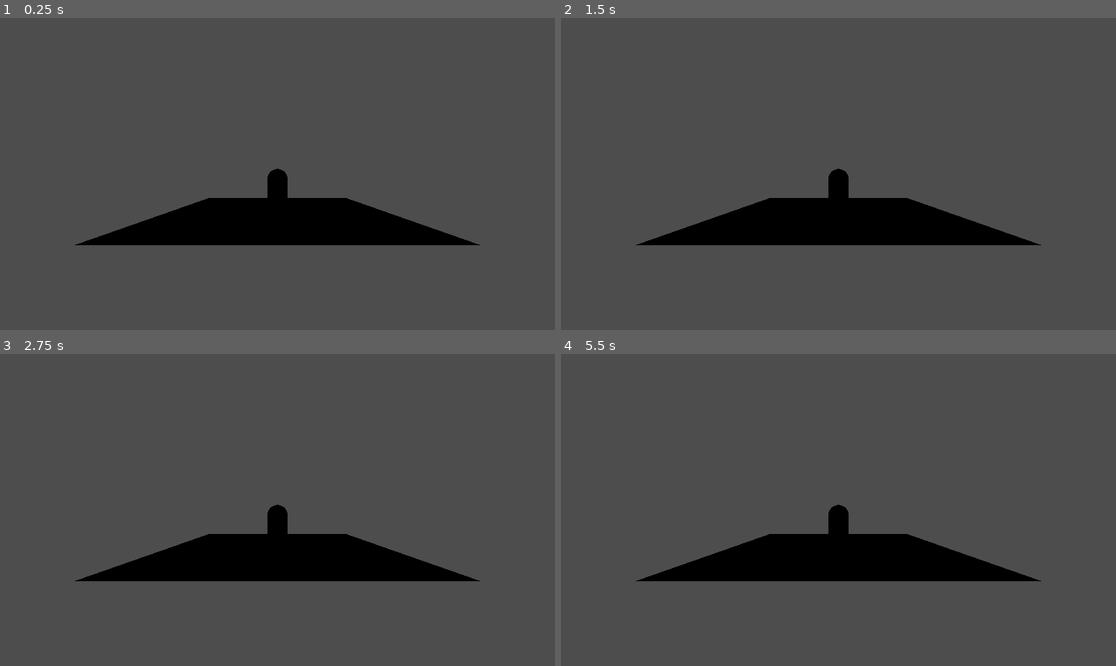
Above: before the commit, frames 1-4 (two rows, left to right).
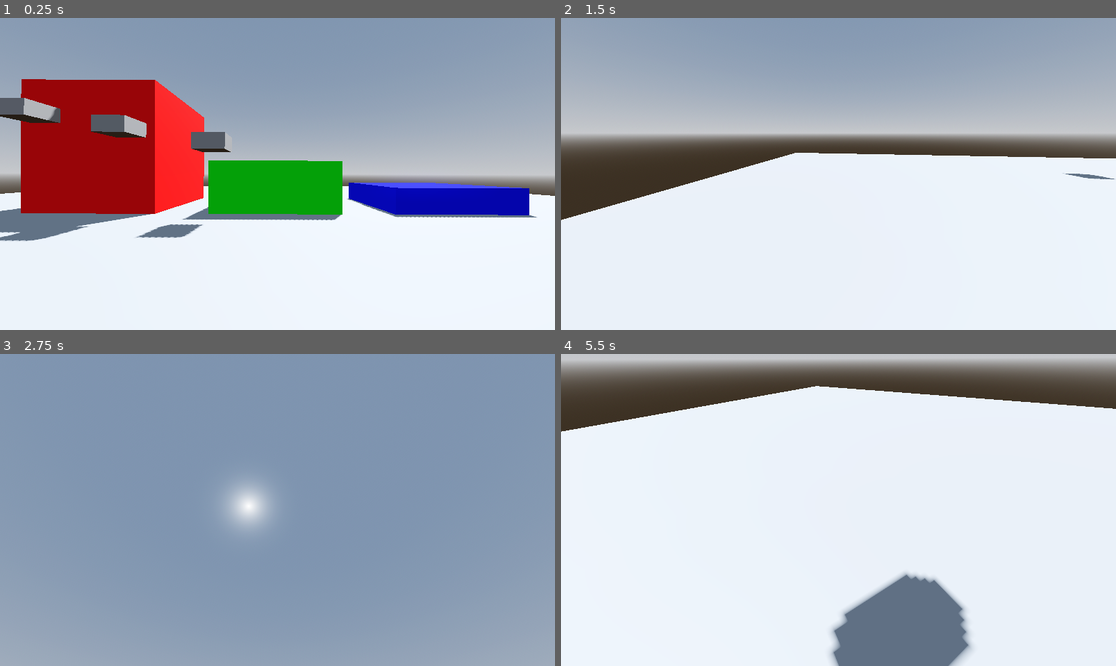
Above: after the commit, the same moments.

Repository: CoreyStar7/Godot-Sandbox
Game: Godot game, scene res://world.tscn
Two runs of this game, one before a commit and one after it. Both use one fixed random seed, a clock stepped at 60 frames per second and the inputs below.
Inputs (mouse positions are in pixels of both pictures, inside the frame that each line leads up to):
- Up to frame 1 (0.25 s): no input
- Up to frame 2 (1.5 s): tap Enter at 0.5 s; move the mouse to (960, 158) at 0.52 s; hold D (move_right) 0.53-1.28 s; hold Shift (move_sprint, bound only after the commit) 0.53-1.28 s; tap Space (move_jump, bound only after the commit) at 0.77, 0.8, 1.07, 1.35 s; move the mouse to (727, 189) at 1.27 s; hold S (move_backward) from 1.28 s (still down)
- Up to frame 3 (2.75 s): tap Space (move_jump, bound only after the commit) at 1.52, 1.82, 2.3 s; tap Shift (move_sprint, bound only after the commit) at 1.55 s; move the mouse to (333, 441) at 2.02 s; release S (move_backward) at 2.03 s; hold D (move_right) from 2.03 s (still down); hold Shift (move_sprint, bound only after the commit) from 2.03 s (still down)
- Up to frame 4 (5.5 s): tap Space (move_jump, bound only after the commit) at 2.75, 3.02, 3.32, 3.6, 3.77, 4.07, 4.52, 4.82, 5.3 s; move the mouse to (810, 572) at 2.77 s; release D (move_right) at 2.78 s; release Shift (move_sprint, bound only after the commit) at 2.78 s; hold W (move_forward, bound only after the commit) 2.78-3.53 s; tap Shift (move_sprint, bound only after the commit) at 2.85, 4.35 s; move the mouse to (1005, 556) at 3.52 s; hold A (move_left) 3.53-5.03 s; tap Escape at 4.15 s; move the mouse to (672, 463) at 4.27 s; move the mouse to (866, 510) at 5.02 s; hold S (move_backward) from 5.03 s (still down); hold Shift (move_sprint, bound only after the commit) from 5.03 s (still down)

The runs differ from the first frame. In frame 1, 99% of the frame differs, in the area x 0-100%, y 0-100%; in frame 2, 98%; in frame 3, 100%; in frame 4, 96%.

Commit message:
Update PlayerController.gd and GameHandler.gd

Diff:
--- /dev/null
+++ b/GameHandler.gd
@@ -0,0 +1,9 @@
+extends Node3D
+
+# Called when the node enters the scene tree for the first time.
+func _ready():
+	get_window().title = "3D Player Controller Demo"
+
+# Called every frame. 'delta' is the elapsed time since the previous frame.
+func _process(delta):
+	pass
--- /dev/null
+++ b/PlayerController.gd
@@ -0,0 +1,101 @@
+extends CharacterBody3D
+
+var SPEED
+const WALK_SPEED = 5.0
+const SPRINT_SPEED = 8.0
+
+# This is a var due to being potentially modified via ice physics!
+var STOP_MOMENTUM = 4.0
+
+const JUMP_VELOCITY = 4.5
+const SENSITIVITY = 0.0075
+
+const BOB_FREQ = 2.0
+const BOB_AMP = 0.08
+var t_bob = 0.0
+
+const LOOK_MIN = -60
+const LOOK_MAX = 60
+
+const BASE_FOV = 75.0
+const MOVE_FOV = 1.5
+
+var mouseUnlocked = true
+
+# Get the gravity from the project settings to be synced with RigidBody nodes.
+var gravity = ProjectSettings.get_setting("physics/3d/default_gravity")
+
+@onready var head = $Head
+@onready var camera = $Head/Camera3D
+
+# Private Functions #
+func _headbob(time) -> Vector3:
+	var pos = Vector3.ZERO
+	pos.y = sin(time * BOB_FREQ) * BOB_AMP
+	pos.x = cos(time * BOB_FREQ / 2) * BOB_AMP
+	return pos
+
+func _updateMouse():
+	if mouseUnlocked:
+		Input.set_mouse_mode(Input.MOUSE_MODE_VISIBLE)
+	else:
+		Input.set_mouse_mode(Input.MOUSE_MODE_CAPTURED)
+
+# Public Functions #
+func _ready():
+	camera.fov = BASE_FOV
+	mouseUnlocked = false
+
+func _unhandled_input(event):
+	if event is InputEventMouseMotion and not mouseUnlocked:
+		head.rotate_y(-event.relative.x * SENSITIVITY)
+		camera.rotate_x(-event.relative.y * SENSITIVITY)
+		camera.rotation.x = clamp(camera.rotation.x, deg_to_rad(LOOK_MIN), deg_to_rad(LOOK_MAX))
+
+	if event is InputEventKey:
+			if event.pressed and event.keycode == KEY_ESCAPE:
+				mouseUnlocked = not mouseUnlocked
+
+func _physics_process(delta):
+	# Update Mouse-Lock
+	_updateMouse()
+
+	# Add the gravity
+	if not is_on_floor():
+		velocity.y -= gravity * delta
+
+	# Handle Jump
+	if Input.is_action_just_pressed("move_jump") and is_on_floor():
+		velocity.y = JUMP_VELOCITY
+
+	# Handle Sprint
+	if Input.is_action_pressed("move_sprint"):
+		SPEED = SPRINT_SPEED
+	else:
+		SPEED = WALK_SPEED
+
+	# Get the input direction and handle the movement/deceleration
+	# As good practice, you should replace UI actions with custom gameplay actions
+	var input_dir = Input.get_vector("move_left", "move_right", "move_forward", "move_backward")
+	var direction = (head.transform.basis * Vector3(input_dir.x, 0, input_dir.y)).normalized()
+
+	if is_on_floor():
+		if direction:
+			velocity.x = direction.x * SPEED
+			velocity.z = direction.z * SPEED
+		else:
+			velocity.x = lerp(velocity.x, direction.x * SPEED, delta * STOP_MOMENTUM * 2)
+			velocity.z = lerp(velocity.z, direction.x * SPEED, delta * STOP_MOMENTUM * 2)
+	else:
+		velocity.x = lerp(velocity.x, direction.x * SPEED, delta * STOP_MOMENTUM)
+
+	# Handle Viewbobbing
+	t_bob += delta * velocity.length() * float(is_on_floor())
+	camera.transform.origin = _headbob(t_bob)
+
+	# Handle FOV
+	var clampedVelocity = clamp(velocity.length(), 0.5, SPRINT_SPEED * 2)
+	var targetFOV = BASE_FOV + MOVE_FOV * clampedVelocity
+	camera.fov = lerp(camera.fov, targetFOV, delta * 8.0)
+
+	move_and_slide()
--- a/project.godot
+++ b/project.godot
@@ -35,7 +35,7 @@
 }
 move_forward={
 "deadzone": 0.5,
-"events": [Object(InputEventKey,"resource_local_to_scene":false,"resource_name":"","device":-1,"window_id":0,"alt_pressed":false,"shift_pressed":true,"ctrl_pressed":false,"meta_pressed":false,"pressed":false,"keycode":0,"physical_keycode":87,"key_label":0,"unicode":87,"echo":false,"script":null)
+"events": [Object(InputEventKey,"resource_local_to_scene":false,"resource_name":"","device":-1,"window_id":0,"alt_pressed":false,"shift_pressed":false,"ctrl_pressed":false,"meta_pressed":false,"pressed":false,"keycode":0,"physical_keycode":87,"key_label":0,"unicode":119,"echo":false,"script":null)
 , Object(InputEventJoypadButton,"resource_local_to_scene":false,"resource_name":"","device":-1,"button_index":11,"pressure":0.0,"pressed":false,"script":null)
 ]
 }
@@ -45,3 +45,15 @@
 , Object(InputEventJoypadButton,"resource_local_to_scene":false,"resource_name":"","device":-1,"button_index":12,"pressure":0.0,"pressed":false,"script":null)
 ]
 }
+move_jump={
+"deadzone": 0.5,
+"events": [Object(InputEventKey,"resource_local_to_scene":false,"resource_name":"","device":0,"window_id":0,"alt_pressed":false,"shift_pressed":false,"ctrl_pressed":false,"meta_pressed":false,"pressed":false,"keycode":0,"physical_keycode":32,"key_label":0,"unicode":0,"echo":false,"script":null)
+, Object(InputEventJoypadButton,"resource_local_to_scene":false,"resource_name":"","device":-1,"button_index":0,"pressure":0.0,"pressed":false,"script":null)
+]
+}
+move_sprint={
+"deadzone": 0.5,
+"events": [Object(InputEventKey,"resource_local_to_scene":false,"resource_name":"","device":-1,"window_id":0,"alt_pressed":false,"shift_pressed":false,"ctrl_pressed":false,"meta_pressed":false,"pressed":false,"keycode":0,"physical_keycode":4194325,"key_label":0,"unicode":0,"echo":false,"script":null)
+, Object(InputEventJoypadMotion,"resource_local_to_scene":false,"resource_name":"","device":-1,"axis":4,"axis_value":1.0,"script":null)
+]
+}
--- a/world.tscn
+++ b/world.tscn
@@ -1,33 +1,101 @@
-[gd_scene load_steps=4 format=3 uid="uid://bjxb838vse81h"]
+[gd_scene load_steps=11 format=3 uid="uid://bjxb838vse81h"]
 
-[sub_resource type="CapsuleMesh" id="CapsuleMesh_ulymx"]
+[ext_resource type="Script" path="res://GameHandler.gd" id="1_0oqh6"]
+[ext_resource type="Script" path="res://PlayerController.gd" id="1_xcwab"]
 
-[sub_resource type="BoxShape3D" id="BoxShape3D_1lrcs"]
+[sub_resource type="CapsuleMesh" id="CapsuleMesh_sbh22"]
 
-[sub_resource type="PlaneMesh" id="PlaneMesh_o2oj1"]
+[sub_resource type="CapsuleShape3D" id="CapsuleShape3D_2i8br"]
+
+[sub_resource type="ProceduralSkyMaterial" id="ProceduralSkyMaterial_fh2ej"]
+sky_horizon_color = Color(0.64625, 0.65575, 0.67075, 1)
+ground_horizon_color = Color(0.64625, 0.65575, 0.67075, 1)
+
+[sub_resource type="Sky" id="Sky_66d4v"]
+sky_material = SubResource("ProceduralSkyMaterial_fh2ej")
+
+[sub_resource type="Environment" id="Environment_ygpr0"]
+background_mode = 2
+sky = SubResource("Sky_66d4v")
+tonemap_mode = 2
+glow_enabled = true
+
+[sub_resource type="StandardMaterial3D" id="StandardMaterial3D_us824"]
+albedo_color = Color(1, 0, 0, 1)
+
+[sub_resource type="StandardMaterial3D" id="StandardMaterial3D_rukgr"]
+albedo_color = Color(0, 1, 0, 1)
+
+[sub_resource type="StandardMaterial3D" id="StandardMaterial3D_daymm"]
+albedo_color = Color(0, 0, 1, 1)
 
 [node name="World" type="Node3D"]
-transform = Transform3D(1, 0, 0, 0, 1, 0, 0, 0, 1, 0.00433123, -0.00448036, -0.0013057)
+script = ExtResource("1_0oqh6")
 
-[node name="Camera3D" type="Camera3D" parent="."]
-transform = Transform3D(1, 0, 0, 0, 1, 0, 0, 0, 1, 0, 0.35, 2)
+[node name="Player" type="CharacterBody3D" parent="."]
+transform = Transform3D(0.999994, -0.00352059, -0.000317475, 0.00352052, 0.999994, -0.000240467, 0.000318317, 0.000239351, 1, 0, 1, 5)
+script = ExtResource("1_xcwab")
 
-[node name="Area3D" type="Area3D" parent="."]
+[node name="MeshInstance3D" type="MeshInstance3D" parent="Player"]
+mesh = SubResource("CapsuleMesh_sbh22")
 
-[node name="PlayerCharacter" type="CharacterBody3D" parent="Area3D"]
-transform = Transform3D(0.2, 0, 0, 0, 0.2, 0, 0, 0, 0.2, 0, 0.2, 0)
+[node name="CollisionShape3D" type="CollisionShape3D" parent="Player"]
+shape = SubResource("CapsuleShape3D_2i8br")
 
-[node name="CollisionPolygon3D" type="CollisionPolygon3D" parent="Area3D/PlayerCharacter"]
+[node name="Head" type="Node3D" parent="Player"]
+transform = Transform3D(1, 0, 0, 0, 1, 0, 0, 0, 1, 0, 0.5, 0)
 
-[node name="MeshInstance3D" type="MeshInstance3D" parent="Area3D/PlayerCharacter/CollisionPolygon3D"]
-mesh = SubResource("CapsuleMesh_ulymx")
+[node name="Camera3D" type="Camera3D" parent="Player/Head"]
 
-[node name="Map" type="Area3D" parent="."]
+[node name="Environment" type="Node3D" parent="."]
 
-[node name="CollisionShape3D" type="CollisionShape3D" parent="Map"]
-transform = Transform3D(2, 0, 0, 0, 2, 0, 0, 0, 2, 0, 0, 0)
-shape = SubResource("BoxShape3D_1lrcs")
+[node name="DirectionalLight3D" type="DirectionalLight3D" parent="Environment"]
+transform = Transform3D(-0.866025, -0.433013, 0.25, 0, 0.5, 0.866025, -0.5, 0.75, -0.433013, 0, 0, 0)
+shadow_enabled = true
 
-[node name="MeshInstance3D" type="MeshInstance3D" parent="Map/CollisionShape3D"]
-transform = Transform3D(0.5, 0, 0, 0, 1, 0, 0, 0, 0.5, 0, 0, 0)
-mesh = SubResource("PlaneMesh_o2oj1")
+[node name="WorldEnvironment" type="WorldEnvironment" parent="Environment"]
+environment = SubResource("Environment_ygpr0")
+
+[node name="Terrain" type="Node3D" parent="Environment"]
+
+[node name="LargeCube" type="CSGBox3D" parent="Environment/Terrain"]
+transform = Transform3D(1, 0, 0, 0, 1, 0, 0, 0, 1, -7, 2.5, -5)
+material_override = SubResource("StandardMaterial3D_us824")
+use_collision = true
+size = Vector3(5, 5, 5)
+
+[node name="MediumCube" type="CSGBox3D" parent="Environment/Terrain"]
+transform = Transform3D(1, 0, 0, 0, 1, 0, 0, 0, 1, 0, 1, -5)
+material_override = SubResource("StandardMaterial3D_rukgr")
+use_collision = true
+size = Vector3(5, 2, 5)
+
+[node name="SmallCube" type="CSGBox3D" parent="Environment/Terrain"]
+transform = Transform3D(1, 0, 0, 0, 1, 0, 0, 0, 1, 7, 0.5, -5)
+material_override = SubResource("StandardMaterial3D_daymm")
+use_collision = true
+size = Vector3(5, 1, 5)
+
+[node name="Platform" type="CSGBox3D" parent="Environment/Terrain"]
+transform = Transform3D(1, 0, 0, 0, 1, 0, 0, 0, 1, -2, 2.5, -1.5)
+use_collision = true
+size = Vector3(1, 0.5, 1)
+
+[node name="Platform2" type="CSGBox3D" parent="Environment/Terrain"]
+transform = Transform3D(1, 0, 0, 0, 1, 0, 0, 0, 1, -5, 3, -1.5)
+use_collision = true
+size = Vector3(1, 0.5, 1)
+
+[node name="Platform3" type="CSGBox3D" parent="Environment/Terrain"]
+transform = Transform3D(1, 0, 0, 0, 1, 0, 0, 0, 1, -8, 3.5, -1.5)
+use_collision = true
+size = Vector3(1, 0.5, 1)
+
+[node name="Platform4" type="CSGBox3D" parent="Environment/Terrain"]
+transform = Transform3D(1, 0, 0, 0, 1, 0, 0, 0, 1, -11, 4.25, -1.5)
+use_collision = true
+size = Vector3(1, 0.5, 1)
+
+[node name="Floor" type="CSGBox3D" parent="Environment/Terrain"]
+use_collision = true
+size = Vector3(40, 0.002, 40)
